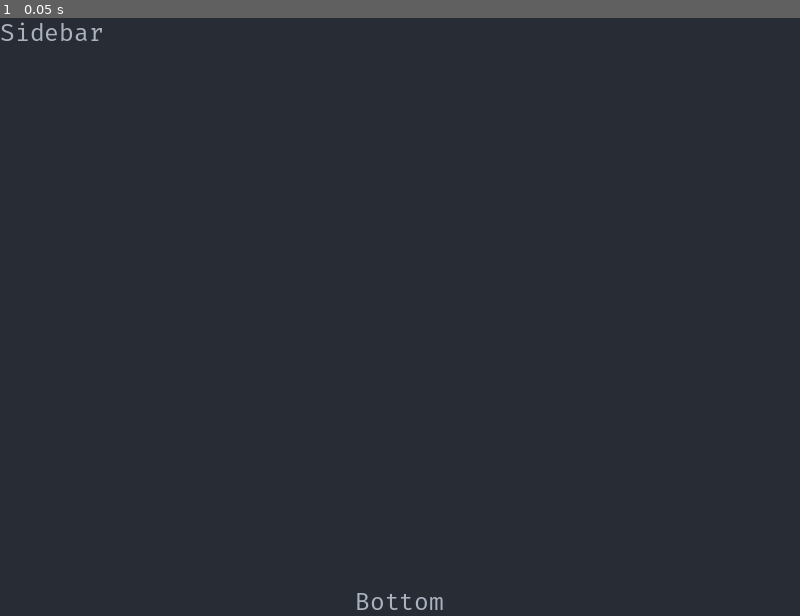
Above: before the commit, frame 1.
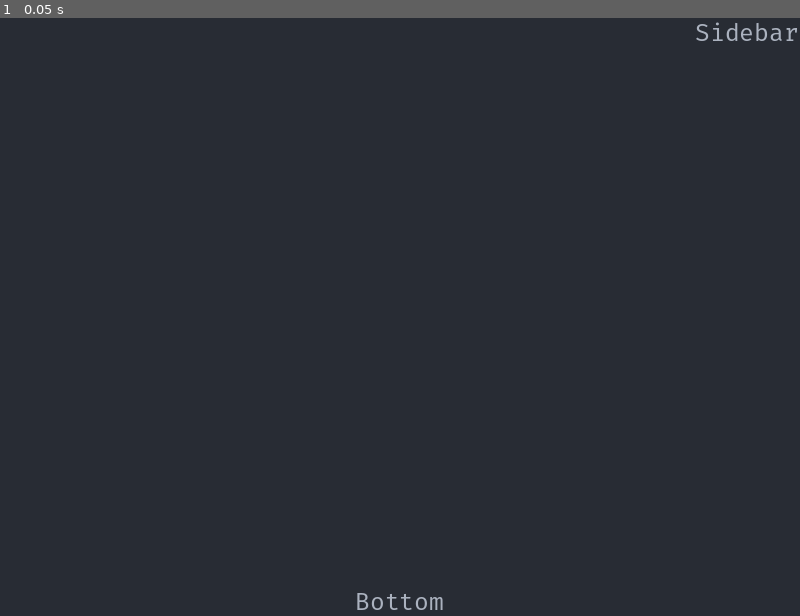
Above: after the commit, the same moment.

Repository: NekkidBear/GodotRoguelikeTutorial
Game: Godot game, scene res://scene/gui/main_gui.tscn
Same seed, same stepped clock (60 frames per second), same inputs: the game is played once before the commit and once after it. This scene is started directly instead of the project's main scene.
Inputs:
- Up to frame 1 (0.05 s): no input

The runs differ from the first frame. In frame 1, 0.3% of the frame differs, in the area x 0-100%, y 0-4%.

Commit message:
updating to match tutorial source

Diff:
--- a/project.godot
+++ b/project.godot
@@ -27,6 +27,37 @@
 version_control/plugin_name="GitPlugin"
 version_control/autoload_on_startup=true
 
+[input]
+
+move_left={
+"deadzone": 0.5,
+"events": [Object(InputEventKey,"resource_local_to_scene":false,"resource_name":"","device":-1,"window_id":0,"alt_pressed":false,"shift_pressed":false,"ctrl_pressed":false,"meta_pressed":false,"pressed":false,"keycode":0,"physical_keycode":4194319,"key_label":0,"unicode":0,"echo":false,"script":null)
+, Object(InputEventKey,"resource_local_to_scene":false,"resource_name":"","device":-1,"window_id":0,"alt_pressed":false,"shift_pressed":false,"ctrl_pressed":false,"meta_pressed":false,"pressed":false,"keycode":0,"physical_keycode":72,"key_label":0,"unicode":104,"echo":false,"script":null)
+, Object(InputEventKey,"resource_local_to_scene":false,"resource_name":"","device":-1,"window_id":0,"alt_pressed":false,"shift_pressed":false,"ctrl_pressed":false,"meta_pressed":false,"pressed":false,"keycode":0,"physical_keycode":65,"key_label":0,"unicode":97,"echo":false,"script":null)
+]
+}
+move_right={
+"deadzone": 0.5,
+"events": [Object(InputEventKey,"resource_local_to_scene":false,"resource_name":"","device":-1,"window_id":0,"alt_pressed":false,"shift_pressed":false,"ctrl_pressed":false,"meta_pressed":false,"pressed":false,"keycode":0,"physical_keycode":4194321,"key_label":0,"unicode":0,"echo":false,"script":null)
+, Object(InputEventKey,"resource_local_to_scene":false,"resource_name":"","device":-1,"window_id":0,"alt_pressed":false,"shift_pressed":false,"ctrl_pressed":false,"meta_pressed":false,"pressed":false,"keycode":0,"physical_keycode":76,"key_label":0,"unicode":108,"echo":false,"script":null)
+, Object(InputEventKey,"resource_local_to_scene":false,"resource_name":"","device":-1,"window_id":0,"alt_pressed":false,"shift_pressed":false,"ctrl_pressed":false,"meta_pressed":false,"pressed":false,"keycode":0,"physical_keycode":68,"key_label":0,"unicode":100,"echo":false,"script":null)
+]
+}
+move_up={
+"deadzone": 0.5,
+"events": [Object(InputEventKey,"resource_local_to_scene":false,"resource_name":"","device":-1,"window_id":0,"alt_pressed":false,"shift_pressed":false,"ctrl_pressed":false,"meta_pressed":false,"pressed":false,"keycode":0,"physical_keycode":4194320,"key_label":0,"unicode":0,"echo":false,"script":null)
+, Object(InputEventKey,"resource_local_to_scene":false,"resource_name":"","device":-1,"window_id":0,"alt_pressed":false,"shift_pressed":false,"ctrl_pressed":false,"meta_pressed":false,"pressed":false,"keycode":0,"physical_keycode":75,"key_label":0,"unicode":107,"echo":false,"script":null)
+, Object(InputEventKey,"resource_local_to_scene":false,"resource_name":"","device":-1,"window_id":0,"alt_pressed":false,"shift_pressed":false,"ctrl_pressed":false,"meta_pressed":false,"pressed":false,"keycode":0,"physical_keycode":87,"key_label":0,"unicode":119,"echo":false,"script":null)
+]
+}
+move_down={
+"deadzone": 0.5,
+"events": [Object(InputEventKey,"resource_local_to_scene":false,"resource_name":"","device":-1,"window_id":0,"alt_pressed":false,"shift_pressed":false,"ctrl_pressed":false,"meta_pressed":false,"pressed":false,"keycode":0,"physical_keycode":4194322,"key_label":0,"unicode":0,"echo":false,"script":null)
+, Object(InputEventKey,"resource_local_to_scene":false,"resource_name":"","device":-1,"window_id":0,"alt_pressed":false,"shift_pressed":false,"ctrl_pressed":false,"meta_pressed":false,"pressed":false,"keycode":0,"physical_keycode":74,"key_label":0,"unicode":106,"echo":false,"script":null)
+, Object(InputEventKey,"resource_local_to_scene":false,"resource_name":"","device":-1,"window_id":0,"alt_pressed":false,"shift_pressed":false,"ctrl_pressed":false,"meta_pressed":false,"pressed":false,"keycode":0,"physical_keycode":83,"key_label":0,"unicode":115,"echo":false,"script":null)
+]
+}
+
 [rendering]
 
 environment/defaults/default_clear_color=Color(0.156863, 0.172549, 0.203922, 1)
--- a/scene/gui/main_gui.tscn
+++ b/scene/gui/main_gui.tscn
@@ -25,9 +25,12 @@
 
 [node name="Sidebar" type="Label" parent="."]
 layout_mode = 1
-anchors_preset = 9
+anchors_preset = 11
+anchor_left = 1.0
+anchor_right = 1.0
 anchor_bottom = 1.0
-offset_right = 59.0
+offset_left = -105.0
+grow_horizontal = 0
 grow_vertical = 2
 theme_override_colors/font_color = Color(0.670588, 0.698039, 0.74902, 1)
 theme_override_fonts/font = ExtResource("1_n7x6g")
--- a/sprite/arrow_x.tscn
+++ b/sprite/arrow_x.tscn
@@ -7,5 +7,6 @@
 region = Rect2(0, 36, 24, 36)
 
 [node name="ArrowX" type="Sprite2D"]
+modulate = Color( 0.670588, 0.698039, 0.74902, 1)
 position = Vector2(5, 42)
 texture = SubResource("AtlasTexture_guxea")
--- a/sprite/arrow_y.tscn
+++ b/sprite/arrow_y.tscn
@@ -3,6 +3,7 @@
 [ext_resource type="Texture2D" uid="uid://bvpjrrvndnimy" path="res://resource/curses_vector_24x36.png" id="1_k0rry"]
 
 [sub_resource type="AtlasTexture" id="AtlasTexture_bpf3t"]
+flags = 4
 atlas = ExtResource("1_k0rry")
 region = Rect2(360, 36, 24, 36)
 
--- a/sprite/dwarf.tscn
+++ b/sprite/dwarf.tscn
@@ -3,10 +3,12 @@
 [ext_resource type="Texture2D" uid="uid://bvpjrrvndnimy" path="res://resource/curses_vector_24x36.png" id="1_dkce4"]
 
 [sub_resource type="AtlasTexture" id="AtlasTexture_yfm2k"]
+flags = 4
 atlas = ExtResource("1_dkce4")
 region = Rect2(96, 216, 24, 36)
 
 [node name="Dwarf" type="Sprite2D"]
 modulate = Color(0.670588, 0.698039, 0.74902, 1)
+z_index = 1
 position = Vector2(105, 0)
 texture = SubResource("AtlasTexture_yfm2k")
--- a/sprite/floor.tscn
+++ b/sprite/floor.tscn
@@ -3,6 +3,7 @@
 [ext_resource type="Texture2D" uid="uid://bvpjrrvndnimy" path="res://resource/curses_vector_24x36.png" id="1_hgjt7"]
 
 [sub_resource type="AtlasTexture" id="AtlasTexture_vakam"]
+flags = 4
 atlas = ExtResource("1_hgjt7")
 region = Rect2(312, 72, 24, 36)
 
--- a/sprite/pc.tscn
+++ b/sprite/pc.tscn
@@ -3,6 +3,7 @@
 [ext_resource type="Texture2D" uid="uid://bvpjrrvndnimy" path="res://resource/curses_vector_24x36.png" id="1_pbtn4"]
 
 [sub_resource type="AtlasTexture" id="AtlasTexture_ydoso"]
+flags = 4
 atlas = ExtResource("1_pbtn4")
 region = Rect2(0, 144, 24, 36)
 
--- a/sprite/wall.tscn
+++ b/sprite/wall.tscn
@@ -3,6 +3,7 @@
 [ext_resource type="Texture2D" uid="uid://bvpjrrvndnimy" path="res://resource/curses_vector_24x36.png" id="1_jmco1"]
 
 [sub_resource type="AtlasTexture" id="AtlasTexture_4wak3"]
+flags = 4
 atlas = ExtResource("1_jmco1")
 region = Rect2(72, 72, 24, 36)
 
Not shown, changed: .DS_Store
